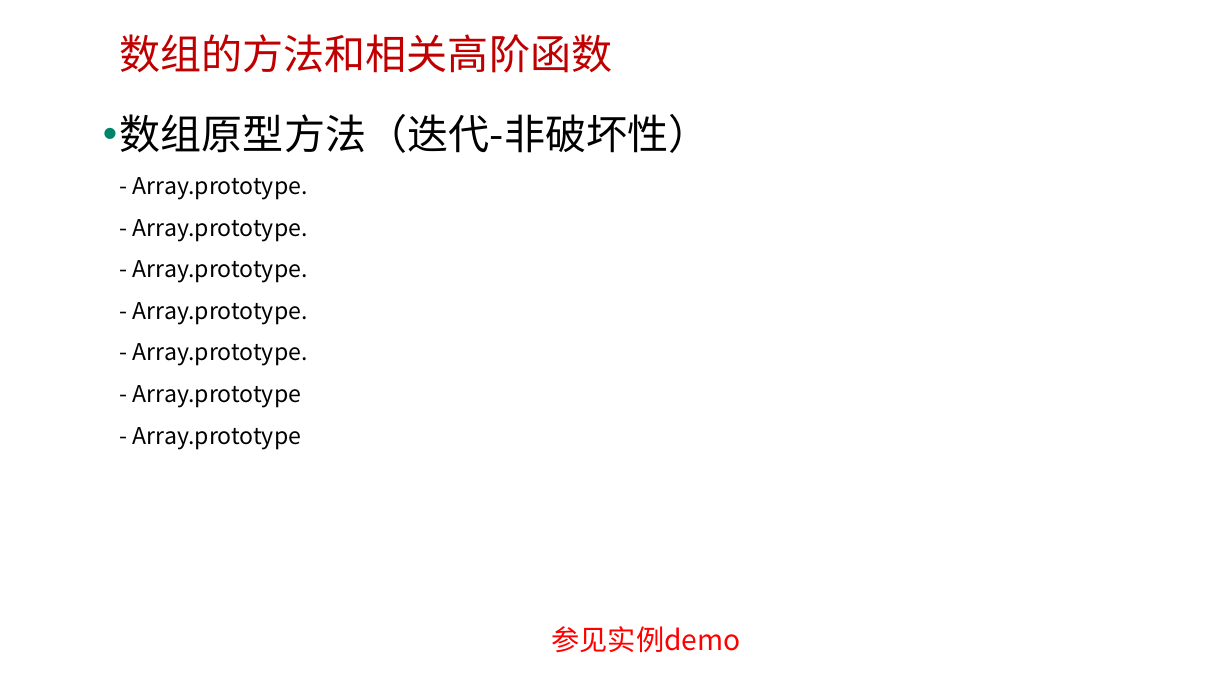
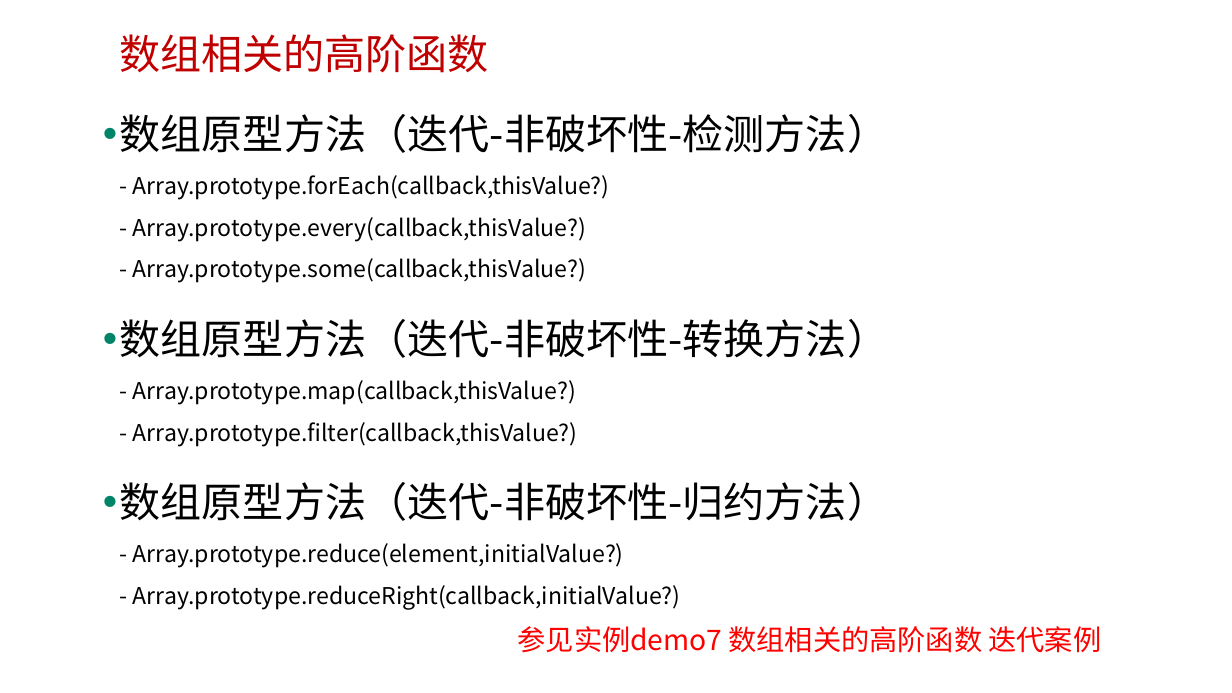
Before and after one commit to edu2act/course-javascript-advanced, a slide deck: slide 13 of 课程PPT/09.JavaScript标准内置对象-构造器（Array、Date、Error等）.pptx. Drawn at 1232x693 pixels with LibreOffice and Linux fonts; fonts in the diff are those of the drawing; background and template pictures are left out. Boxes give left, top, right and bottom in pixels: in the first picture for what was removed or moved away, otherwise in the second. Text is boxed around its words. In the diff, an @@ line names an element or a change of style, - is before the commit and + after.

```diff
--- a/课程PPT/09.JavaScript标准内置对象-构造器（Array、Date、Error等）.pptx
+++ b/课程PPT/09.JavaScript标准内置对象-构造器（Array、Date、Error等）.pptx
@@ text at (119, 34, 489, 73): text changed @@
-数组的方法和相关高阶函数
+数组相关的高阶函数
@@ text at (120, 114, 888, 609): text changed @@
-• 数组原型方法（迭代-非破坏性）
-  - Array.prototype.
-  - Array.prototype.
-  - Array.prototype.
-  - Array.prototype.
-  - Array.prototype.
-  - Array.prototype
-  - Array.prototype
+• 数组原型方法（迭代-非破坏性-检测方法）
+  - Array.prototype.forEach(callback,thisValue?)
+  - Array.prototype.every(callback,thisValue?)
+  - Array.prototype.some(callback,thisValue?)
+• 数组原型方法（迭代-非破坏性-转换方法）
+  - Array.prototype.map(callback,thisValue?)
+  - Array.prototype.filter(callback,thisValue?)
+• 数组原型方法（迭代-非破坏性-归约方法）
+  - Array.prototype.reduce(element,initialValue?)
+  - Array.prototype.reduceRight(callback,initialValue?)
@@ text at (518, 626, 1102, 653): text changed @@
-参见实例demo
+参见实例demo7 数组相关的高阶函数 迭代案例
```
Also in this commit, not shown: 4 other slides changed, 5 other files.
